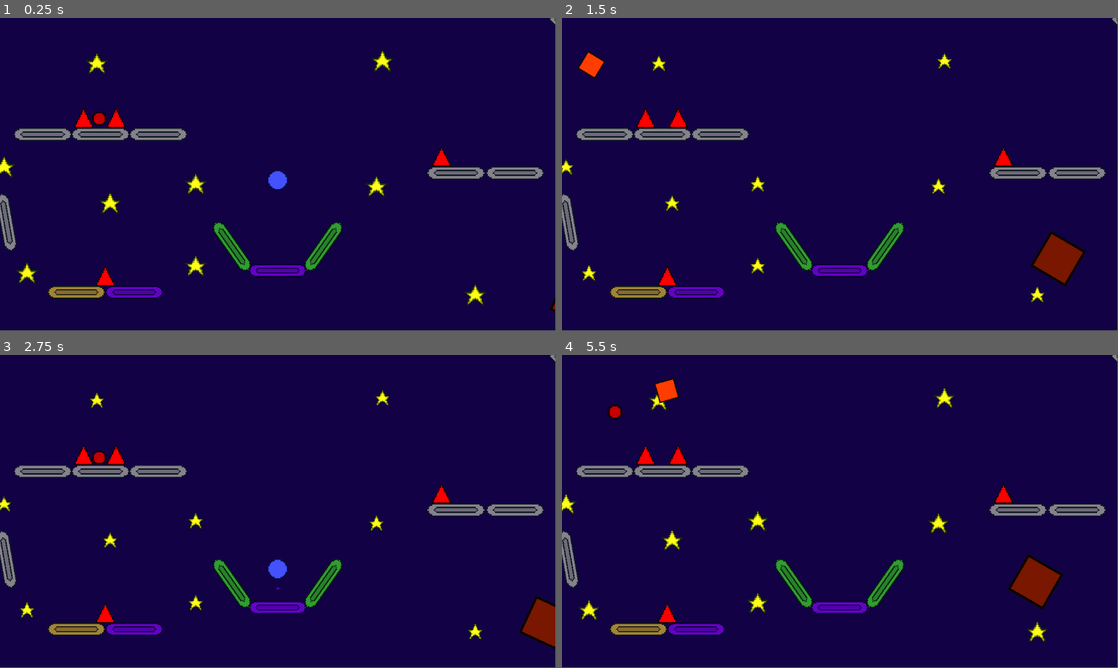
Above: before the commit, frames 1-4 (two rows, left to right).
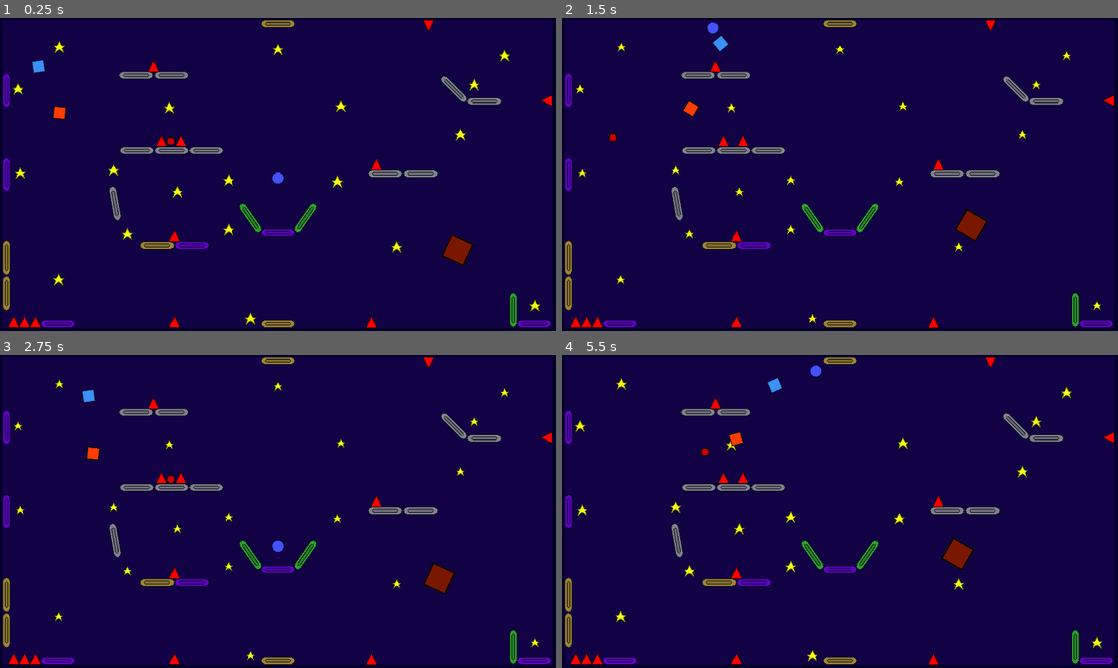
Above: after the commit, the same moments.

Repository: Hedzsehodzse/Gravity-Control-Remastered
Game: Godot game, scene res://Scenes/Levels/Test.tscn
Same seed, same stepped clock (60 frames per second), same inputs: the game is played once before the commit and once after it.
Inputs (mouse positions are in pixels of both pictures, inside the frame that each line leads up to):
- Up to frame 1 (0.25 s): no input
- Up to frame 2 (1.5 s): move the mouse to (962, 158) at 0.52 s; hold A (A) 0.53-1.28 s; move the mouse to (728, 190) at 1.27 s; tap D (D) at 1.35 s
- Up to frame 3 (2.75 s): tap Space (Space) at 2 s; move the mouse to (333, 442) at 2.02 s; press the mouse at (333, 442) at 2.03 s
- Up to frame 4 (5.5 s): move the mouse to (812, 574) at 2.77 s; release the mouse at (812, 574) at 2.78 s; tap S (S) at 2.85 s; move the mouse to (1006, 558) at 3.52 s; tap Space (Space) at 3.6 s; move the mouse to (673, 464) at 4.27 s; tap W (W) at 4.35 s; move the mouse to (867, 511) at 5.02 s; hold A (A) from 5.03 s (still down)
In our replay, the window is 799x449 before the commit and 800x450 after it. These sizes can differ from the game's own. Grey fills any space a smaller window leaves; there, only what the larger window draws over its background counts as a difference.

The runs differ from the first frame. In frame 1, 13% of the frame differs, in the area x 0-100%, y 0-100%; in frame 2, 13%; in frame 3, 13%; in frame 4, 14%.

Commit message:
Fix
pls work

Diff:
--- a/project.godot
+++ b/project.godot
@@ -17,7 +17,10 @@
 
 [display]
 
+window/size/viewport_width=1920
+window/size/viewport_height=1080
 window/size/mode=3
+window/stretch/mode="viewport"
 window/stretch/aspect="expand"
 
 [global_group]
